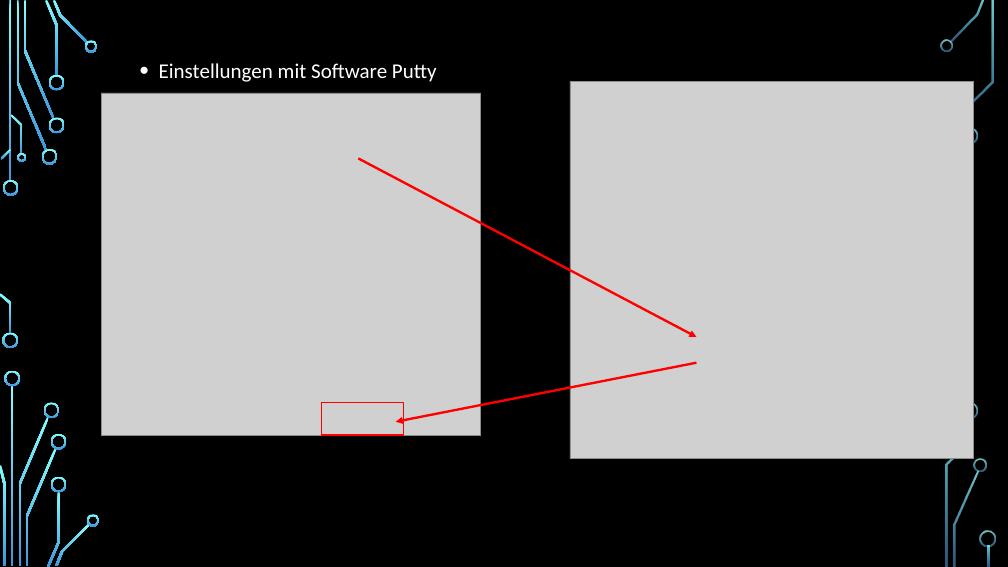
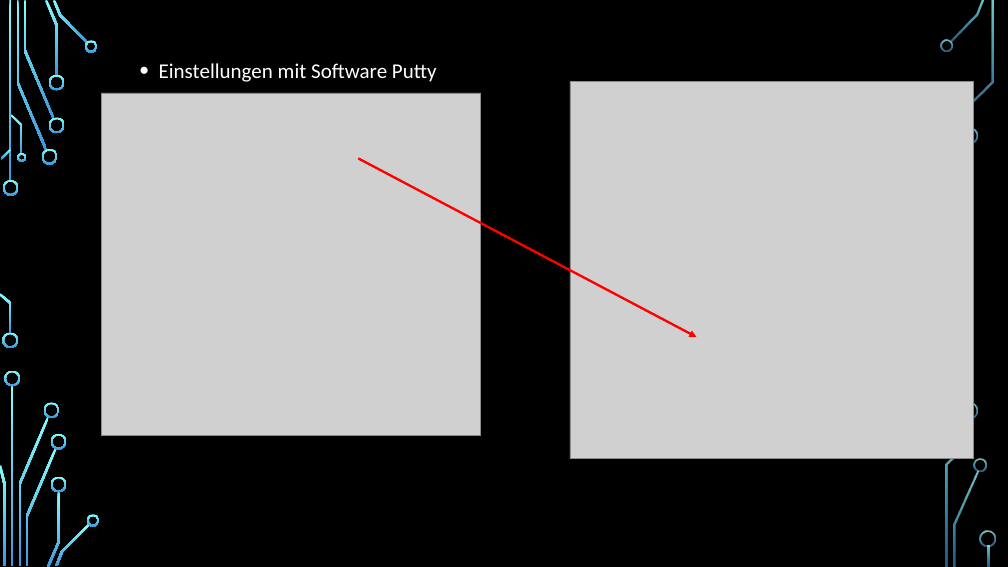
Before and after one commit to Snorp84/DigiPro_IOT_Arduino_Schulung, a slide deck: slide 18 of Praesentationen_Schulungen/Teil3/2010_IOT_Schulung_Teil3_Software_v1.pptx. Drawn at 1008x567 pixels with LibreOffice and Linux fonts; fonts in the diff are those of the drawing; grey boxes stand for pictures; background and template pictures are left out. Boxes give left, top, right and bottom in pixels: in the first picture for what was removed or moved away, otherwise in the second. Text is boxed around its words. In the diff, an @@ line names an element or a change of style, - is before the commit and + after.

```diff
--- a/Praesentationen_Schulungen/Teil3/2010_IOT_Schulung_Teil3_Software_v1.pptx
+++ b/Praesentationen_Schulungen/Teil3/2010_IOT_Schulung_Teil3_Software_v1.pptx
@@ arrow removed from (696, 363) to (395, 422) @@
@@ rectangle removed at box(321, 402, 404, 435) @@
```
Also in this commit, not shown: 1 other slide changed, 2 slides added, 1 other file.
